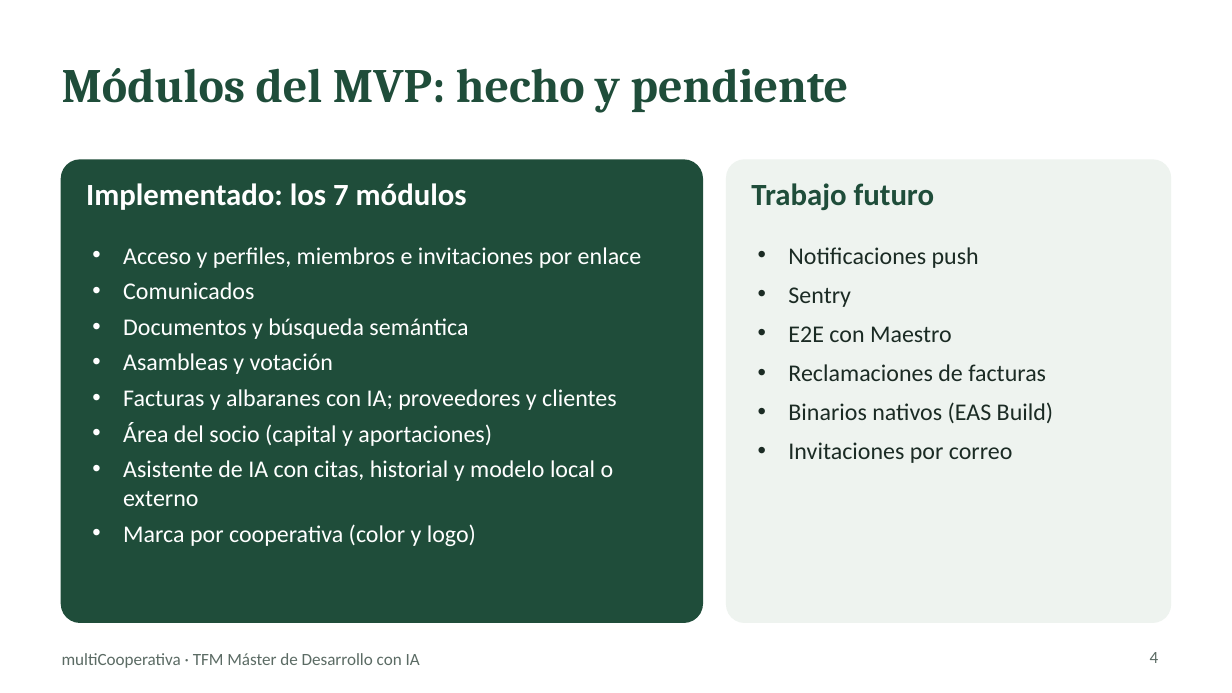
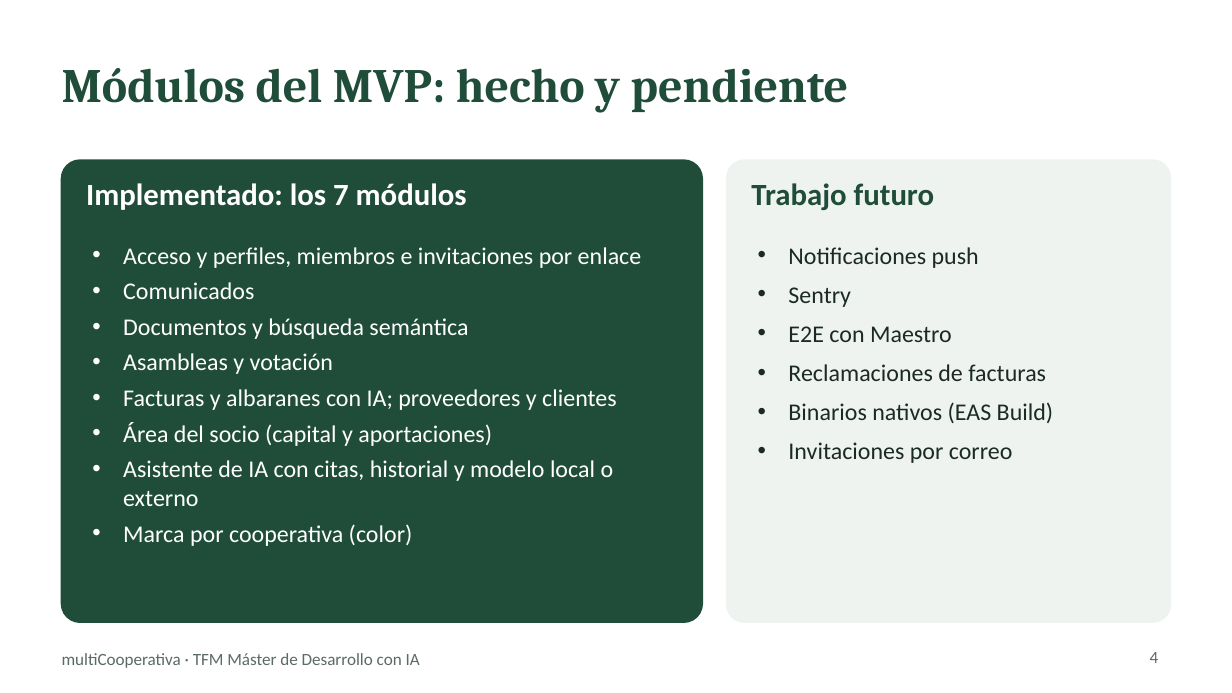
Before and after one commit to chaparro2001/multiCooperativa, a slide deck: slide 4 of docs/slides/multicooperativa-tfm.pptx. Drawn at 1232x693 pixels with LibreOffice and Linux fonts; fonts in the diff are those of the drawing. Boxes give left, top, right and bottom in pixels: in the first picture for what was removed or moved away, otherwise in the second. Text is boxed around its words. In the diff, an @@ line names an element or a change of style, - is before the commit and + after.

```diff
--- a/docs/slides/multicooperativa-tfm.pptx
+++ b/docs/slides/multicooperativa-tfm.pptx
@@ text at <box>123,524,413,546</box>: text changed @@
-• Marca por cooperativa (color y logo)
+• Marca por cooperativa (color)
```
Also in this commit, not shown: 4 other slides changed, 1 other file.
